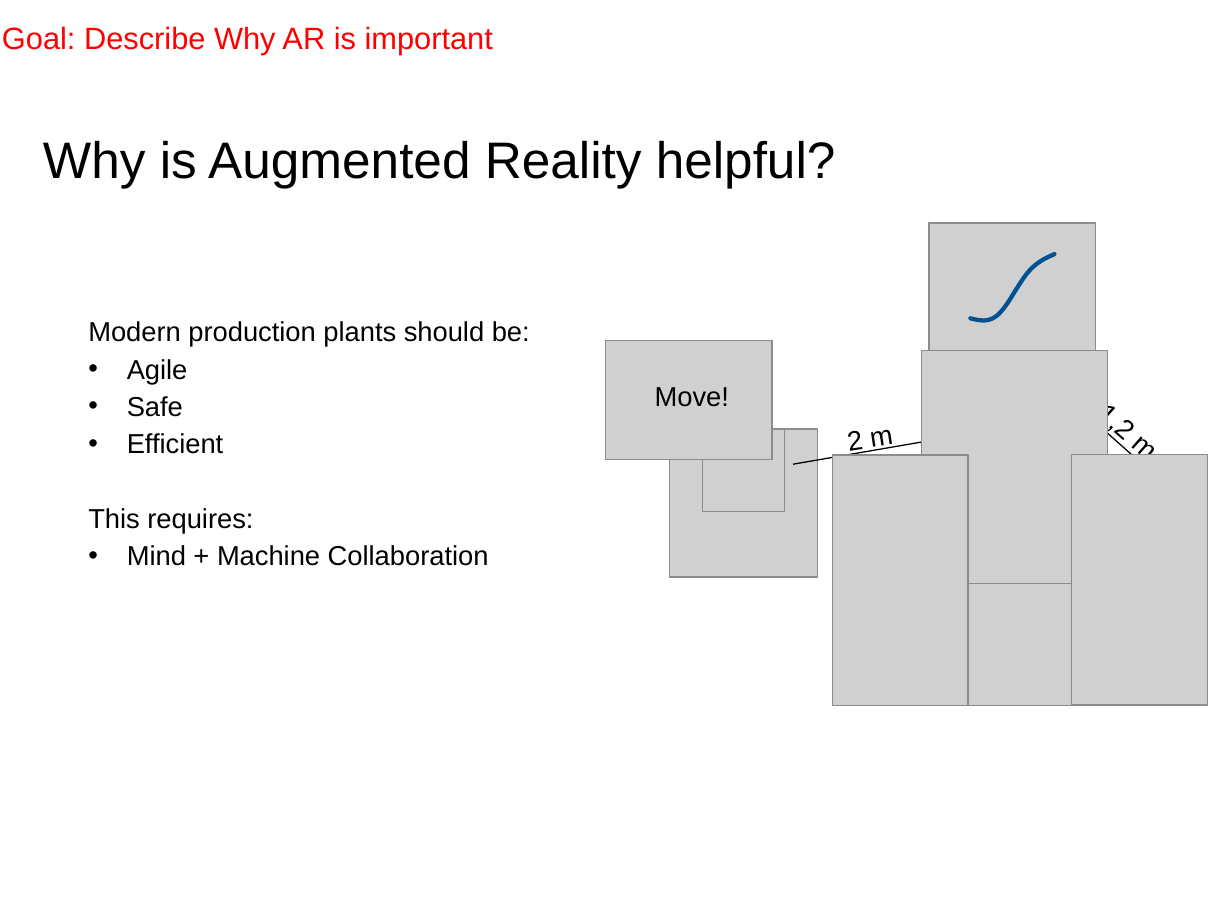
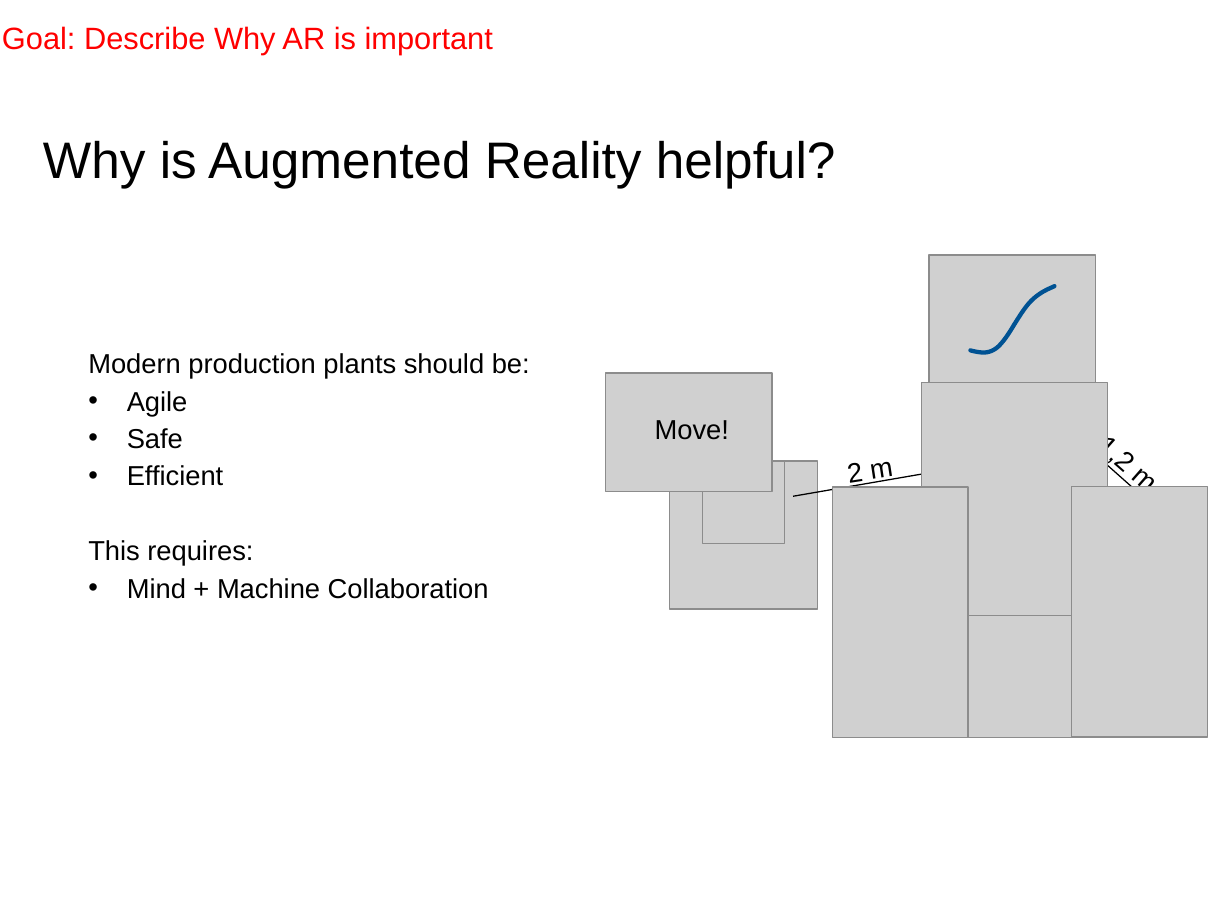
Before and after one commit to EricVoll/PARRHI, a slide deck: slide 5 of 05_Presentation/PARRHIPresentationv2.pptx. Drawn at 1232x924 pixels with LibreOffice and Linux fonts; fonts in the diff are those of the drawing; grey boxes stand for pictures; background and template pictures are left out. Boxes give left, top, right and bottom in pixels: in the first picture for what was removed or moved away, otherwise in the second. Text is boxed around its words. In the diff, an @@ line names an element or a change of style, - is before the commit and + after.

```diff
--- a/05_Presentation/PARRHIPresentationv2.pptx
+++ b/05_Presentation/PARRHIPresentationv2.pptx
@@ text "2 m": place and size @@
-text "2 m" at [849,430,894,456]
+text "2 m" at [849,462,894,488]
@@ 8 pictures, 3 texts, 2 lines, 1 line chart: place and size @@
-8 pictures, 3 texts, 2 lines, 1 line chart at [88,223,1207,705]
+8 pictures, 3 texts, 2 lines, 1 line chart at [88,255,1207,737]
```
Also in this commit, not shown: 3 other slides changed, 12 slides added, 1 slide removed, 11 other files.
